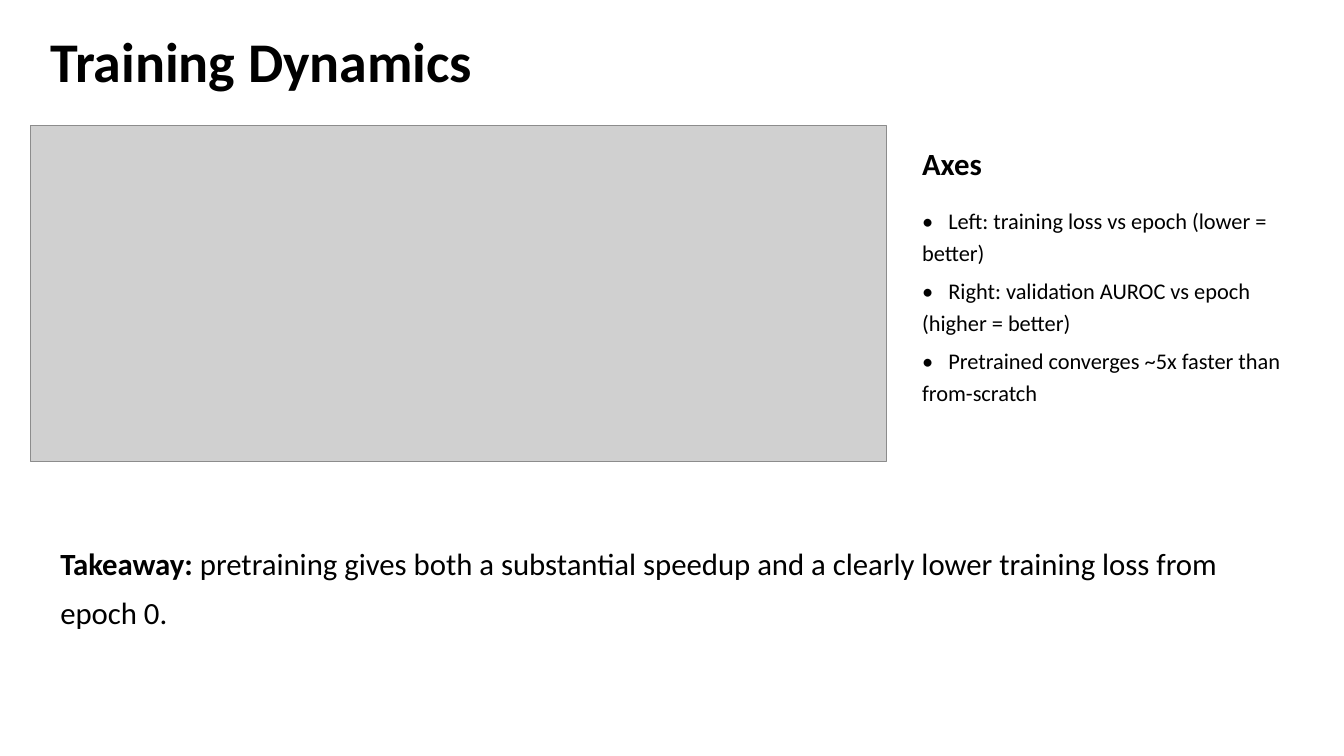
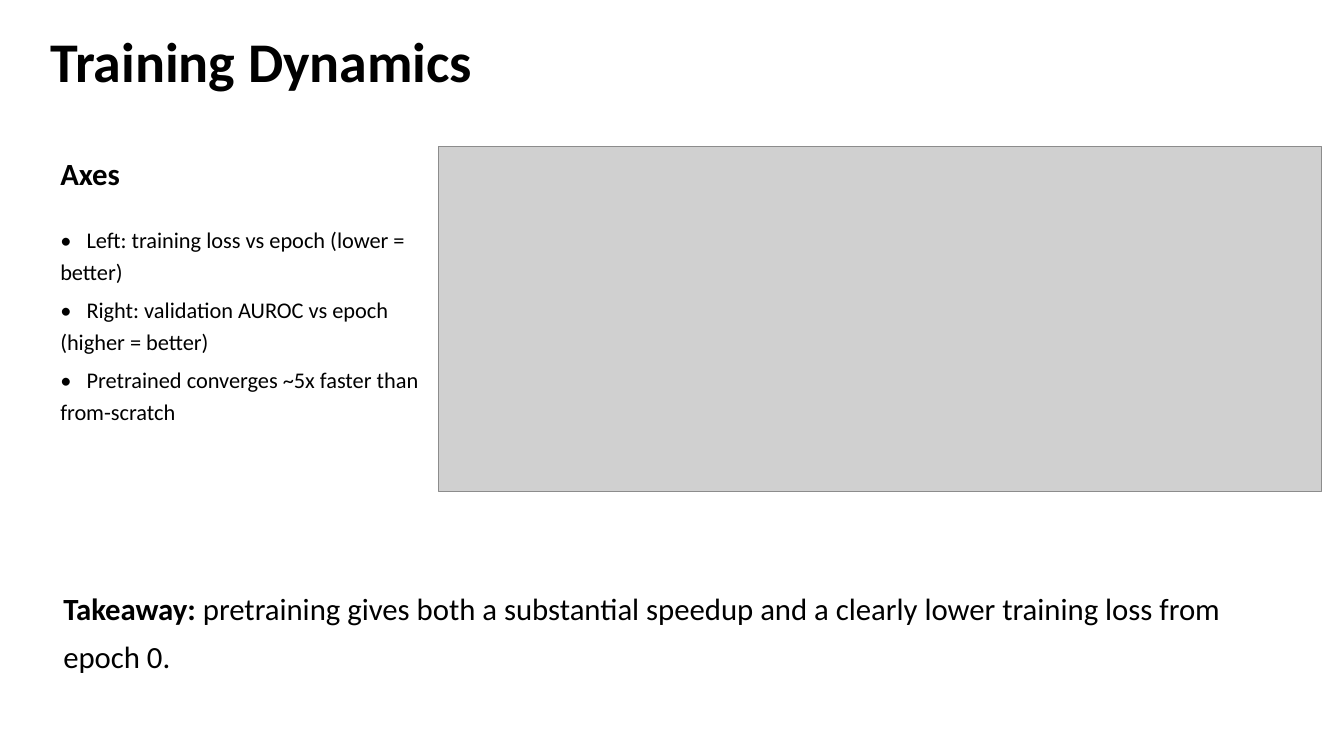
Before and after one commit to hahu1013/enhancer_prediction_k562, a slide deck: slide 7 of slides/K562_enhancer_prediction.pptx. Drawn at 1344x756 pixels with LibreOffice and Linux fonts; fonts in the diff are those of the drawing; grey boxes stand for pictures. Boxes give left, top, right and bottom in pixels: in the first picture for what was removed or moved away, otherwise in the second. Text is boxed around its words. In the diff, an @@ line names an element or a change of style, - is before the commit and + after.

```diff
--- a/slides/K562_enhancer_prediction.pptx
+++ b/slides/K562_enhancer_prediction.pptx
@@ text "Axes": place and size @@
-text "Axes" at [922, 155, 982, 176]
+text "Axes" at [60, 165, 120, 186]
@@ picture: place and size @@
-picture at [30, 126, 887, 462]
+picture at [439, 146, 1322, 492]
@@ text "• Left: training loss vs ...": place and size @@
-text "• Left: training loss vs ..." at [922, 213, 1280, 401]
+text "• Left: training loss vs ..." at [60, 232, 419, 420]
@@ text "Takeaway: pretraining gives both a ...": place and size @@
-text "Takeaway: pretraining gives both a ..." at [60, 553, 1216, 629]
+text "Takeaway: pretraining gives both a ..." at [63, 598, 1219, 673]
```
Also in this commit, not shown: 10 other slides changed.
